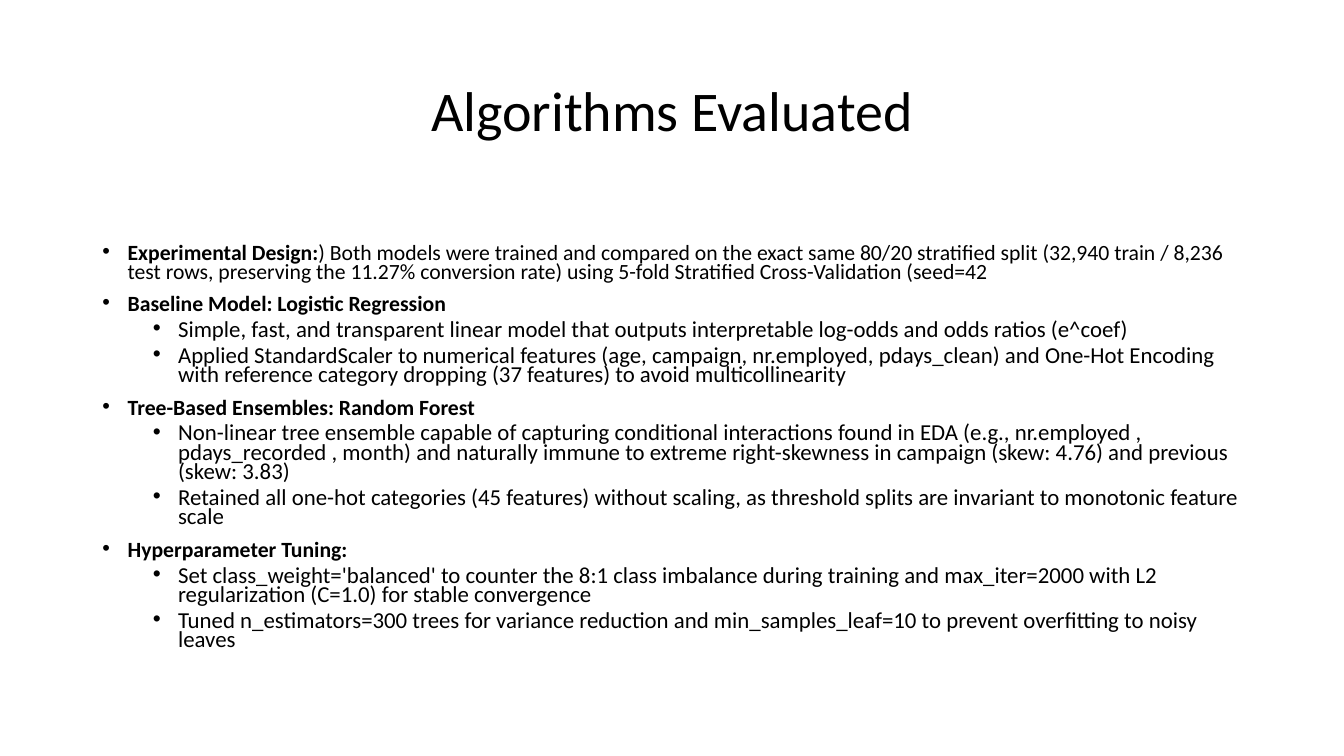
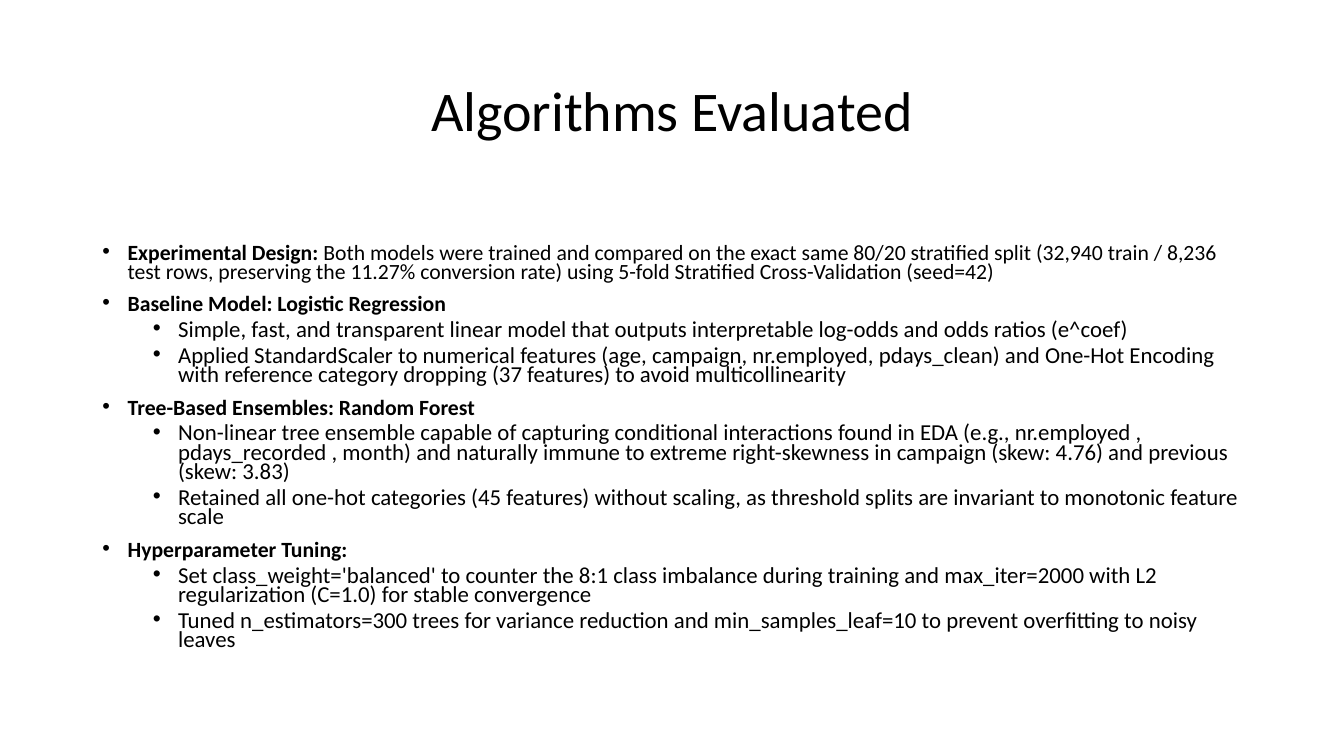
Before and after one commit to anoopungrd/sgh-advanced-analytics-big-data, a slide deck: slide 38 of semester-1/data-mining/project/documentation/Bank Marketing - Term Deposit Subscription.pptx. Drawn at 1344x756 pixels with LibreOffice and Linux fonts; fonts in the diff are those of the drawing. Boxes give left, top, right and bottom in pixels: in the first picture for what was removed or moved away, otherwise in the second. Text is boxed around its words. In the diff, an @@ line names an element or a change of style, - is before the commit and + after.

Commit message:
Adding the ppt

```diff
--- a/semester-1/data-mining/project/documentation/Bank Marketing - Term Deposit Subscription.pptx
+++ b/semester-1/data-mining/project/documentation/Bank Marketing - Term Deposit Subscription.pptx
@@ text at <box>128,244,1216,283</box>: text changed @@
-• Experimental Design:) Both models were trained and compared on the exact same 80/20 stratified split (32,940 train / 8,236 test rows, preserving the 11.27% conversion rate) using 5-fold Stratified Cross-Validation (seed=42
+• Experimental Design: Both models were trained and compared on the exact same 80/20 stratified split (32,940 train / 8,236 test rows, preserving the 11.27% conversion rate) using 5-fold Stratified Cross-Validation (seed=42)
```
Also in this commit, not shown: 1 other slide changed, 2 slides added, 3 slides removed.
